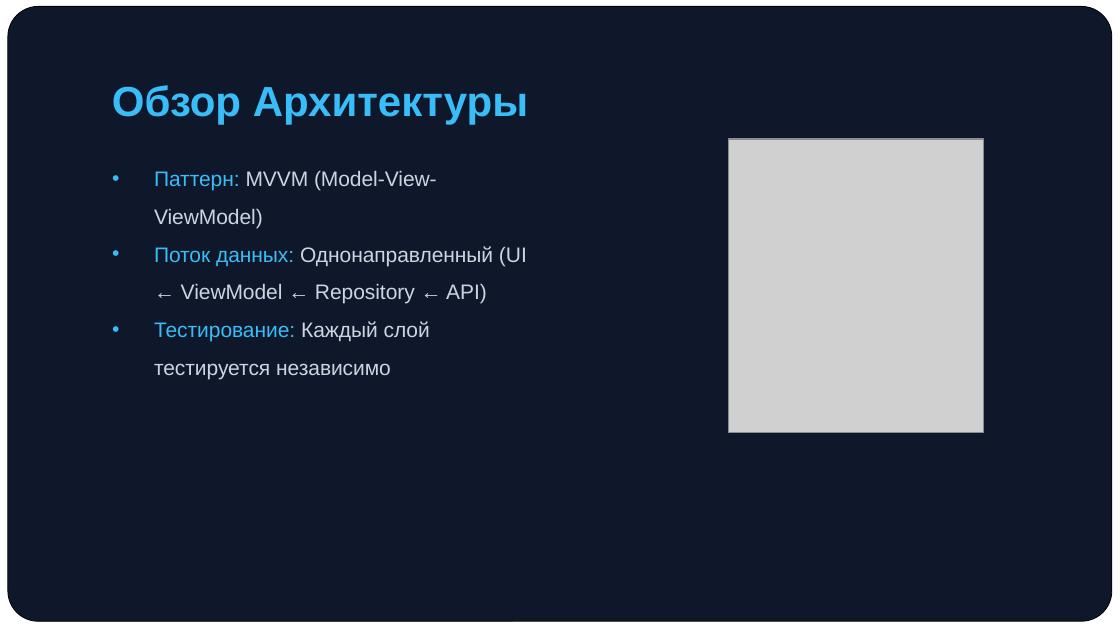
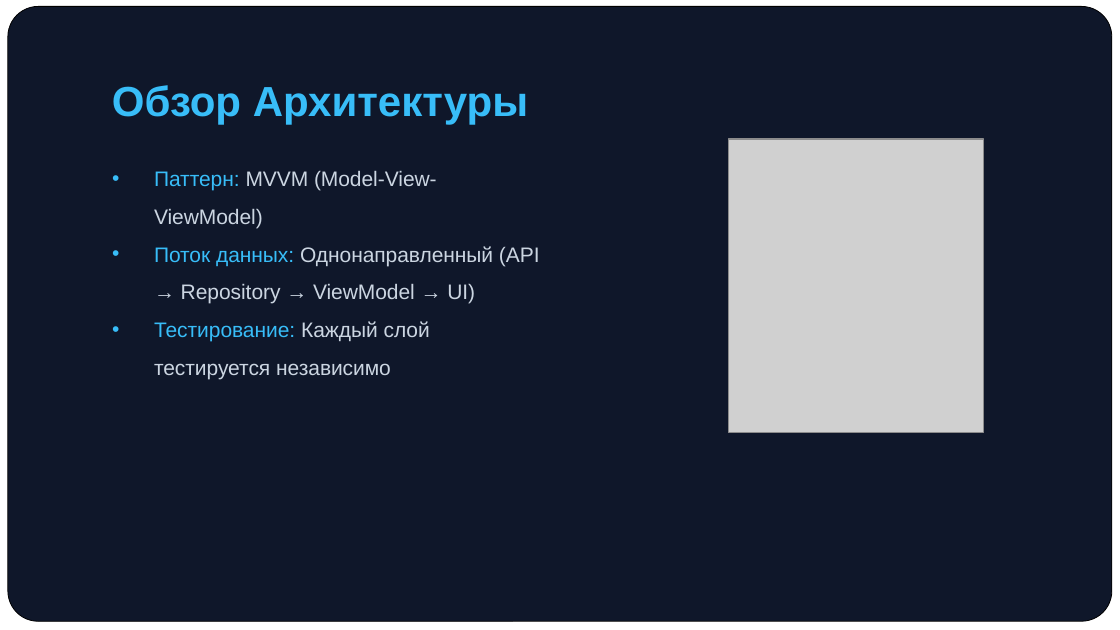
Before and after one commit to SLIVIN1/examen, a slide deck: slide 4 of Publication/presentatcia.pptx. Drawn at 1120x630 pixels with LibreOffice and Linux fonts; fonts in the diff are those of the drawing; grey boxes stand for pictures. Boxes give left, top, right and bottom in pixels: in the first picture for what was removed or moved away, otherwise in the second. Text is boxed around its words. In the diff, an @@ line names an element or a change of style, - is before the commit and + after.

Commit message:
исправлена презентация.2

```diff
--- a/Publication/presentatcia.pptx
+++ b/Publication/presentatcia.pptx
@@ text at (154,246,540,304): text changed @@
-• Поток данных: Однонаправленный (UI ← ViewModel ← Repository ← API)
+• Поток данных: Однонаправленный (API → Repository → ViewModel → UI)
```
